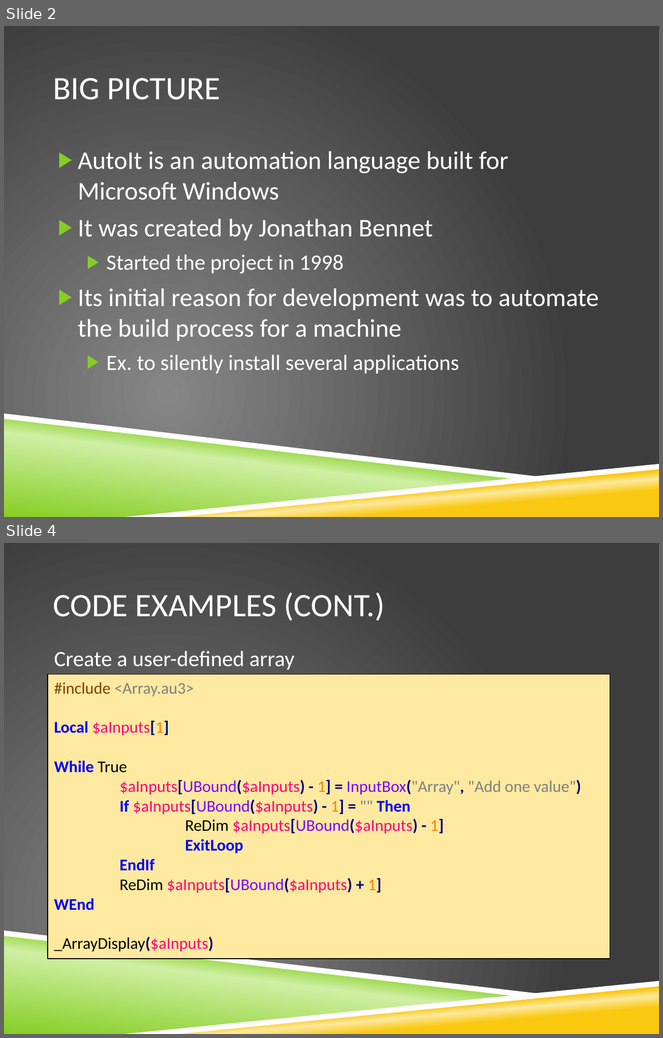
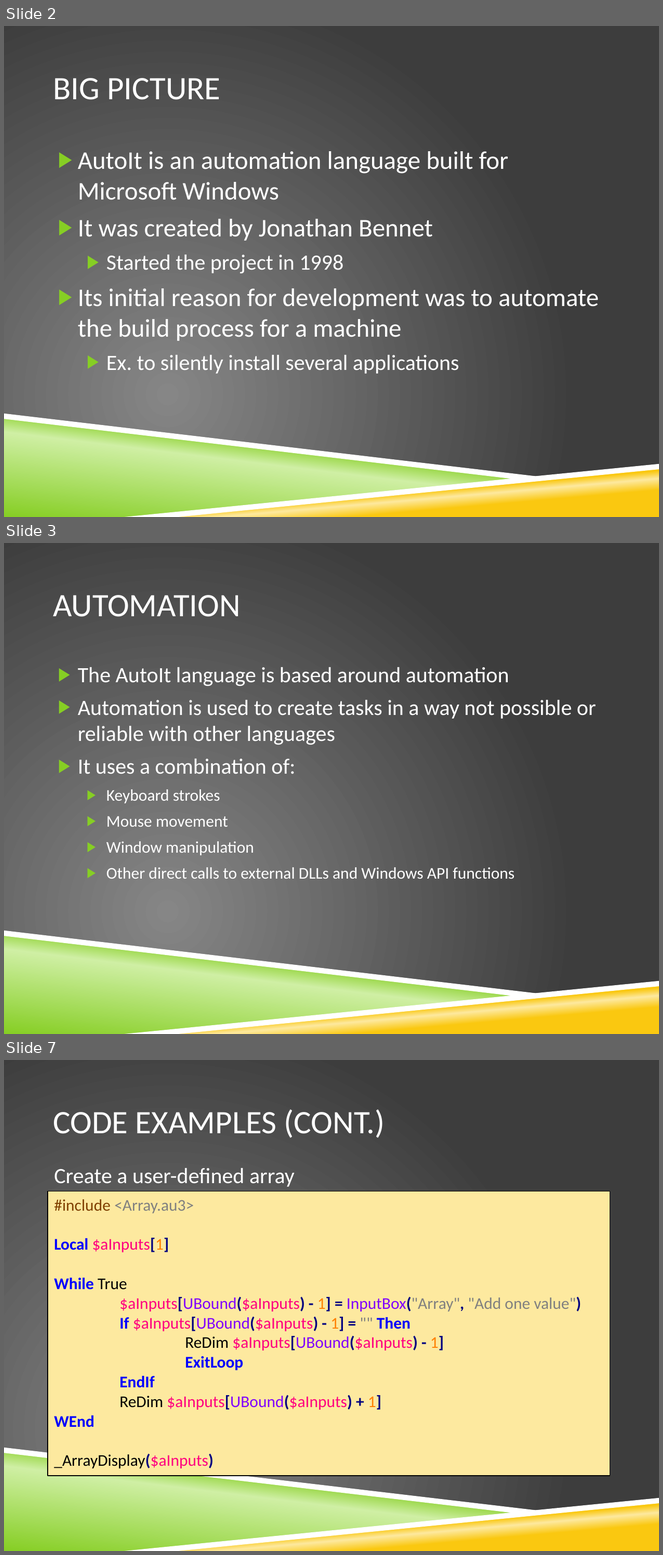
Before and after one commit to krobison/csci400_project, a slide deck: LanguageExplore.pptx. Shown one above the other, each under a label of ours: slides 2 and 4 before the commit, slides 2, 3 and 7 after it; the slides between them are not shown. The pictures are 663x1038 and 663x1555 pixels, drawn with LibreOffice and Linux fonts; fonts in the diff are those of the drawing; background and template pictures are left out. Boxes give left, top, right and bottom in pixels: in the first picture for what was removed or moved away, otherwise in the second. Text is boxed around its words. In the diff, an @@ line names an element or a change of style, - is before the commit and + after.

```diff
--- a/LanguageExplore.pptx
+++ b/LanguageExplore.pptx
@@ slide 3 added at box(4, 543, 659, 1034), background picture (left out); not listed: 4 template elements that a slide beside it also shows @@
@@ title added at box(53, 595, 241, 617), 36 pt, text #FFFFFF @@
+AUTOMATION
@@ text added at box(78, 667, 596, 879), 24 pt, text #FFFFFF @@
+▶ The AutoIt language is based around automation
+▶ Automation is used to create tasks in a way not possible or reliable with other languages
+▶ It uses a combination of:
+  ▶ Keyboard strokes
+  ▶ Mouse movement
+  ▶ Window manipulation
+  ▶ Other direct calls to external DLLs and Windows API functions
@@ what was slide 4 is now slide 7 @@
```
Also in this commit, not shown: 4 slides changed, 4 other slides added.
